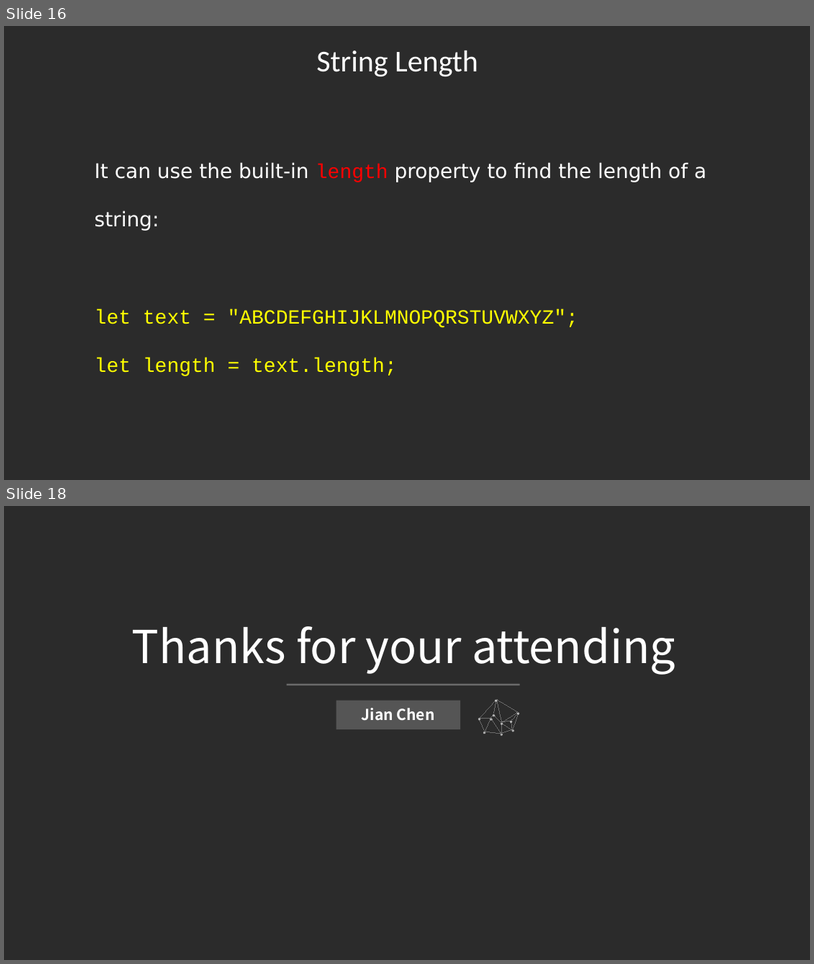
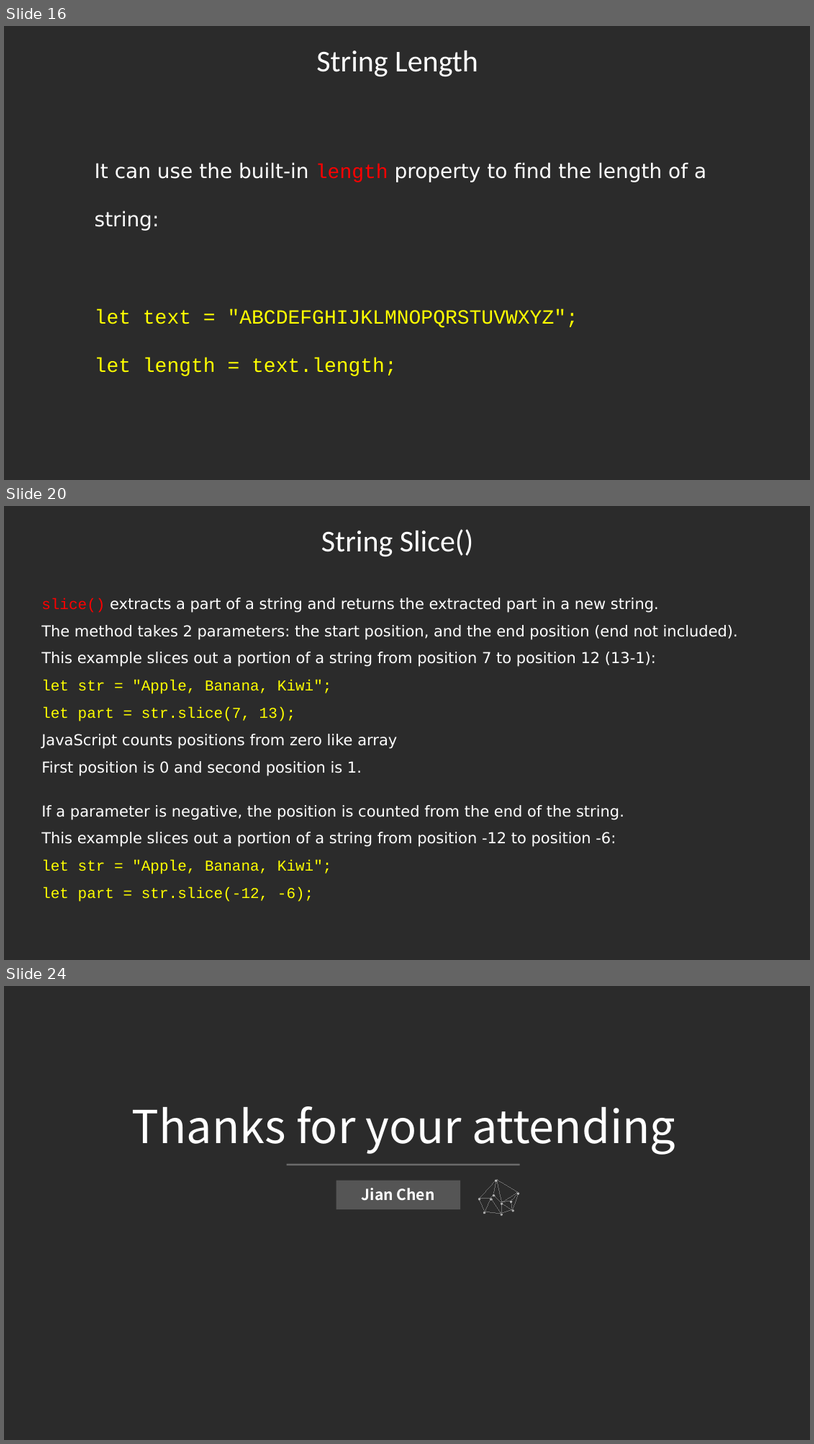
Before and after one commit to jianchentech/WebCamp, a slide deck: WebLecture/Lecture13-Javascript4.pptx. Shown one above the other, each under a label of ours: slides 16 and 18 before the commit, slides 16, 20 and 24 after it; the slides between them are not shown. The pictures are 814x964 and 814x1444 pixels, drawn with LibreOffice and Linux fonts; fonts in the diff are those of the drawing; background and template pictures are left out; a plain dark background stands for a picture behind light text. Boxes give left, top, right and bottom in pixels: in the first picture for what was removed or moved away, otherwise in the second. Text is boxed around its words. In the diff, an @@ line names an element or a change of style, - is before the commit and + after.

Commit message:
Refactor PPT

```diff
--- a/WebLecture/Lecture13-Javascript4.pptx
+++ b/WebLecture/Lecture13-Javascript4.pptx
@@ slide 20 added at box(4, 506, 810, 960), background picture (left out) @@
@@ text added at box(322, 529, 474, 557), 36 pt, text #FFFFFF @@
+String Slice()
@@ text added at box(41, 597, 738, 901), 18 pt, text #FFFFFF @@
+slice() extracts a part of a string and returns the extracted part in a new string.
+The method takes 2 parameters: the start position, and the end position (end not included).
+This example slices out a portion of a string from position 7 to position 12 (13-1):
+let str = "Apple, Banana, Kiwi";
+let part = str.slice(7, 13);
+JavaScript counts positions from zero like array
+First position is 0 and second position is 1.
+If a parameter is negative, the position is counted from the end of the string.
+This example slices out a portion of a string from position -12 to position -6:
+let str = "Apple, Banana, Kiwi";
+let part = str.slice(-12, -6);
@@ what was slide 18 is now slide 24 @@
```
Also in this commit, not shown: 6 other slides added, 1 slide removed.
